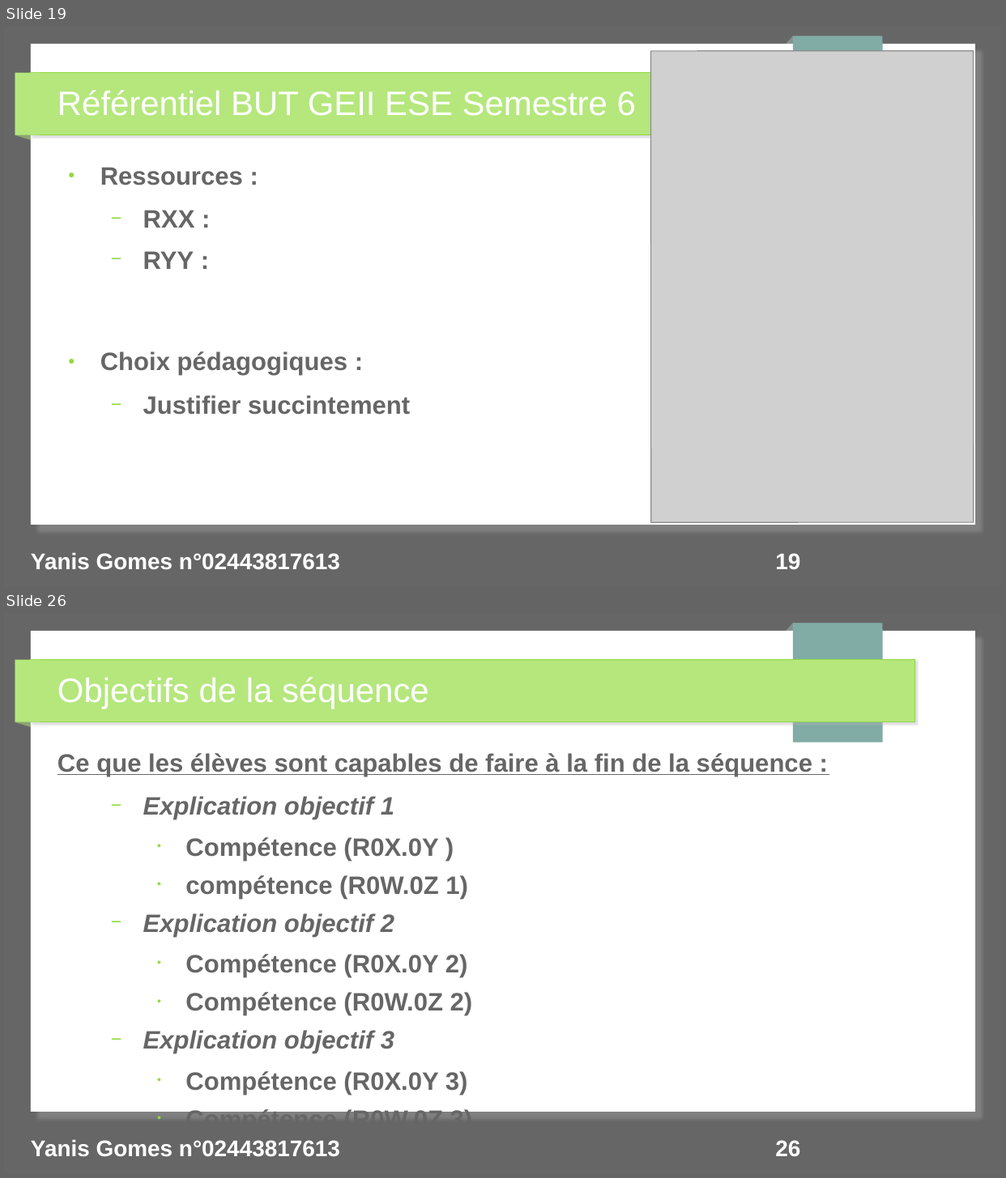
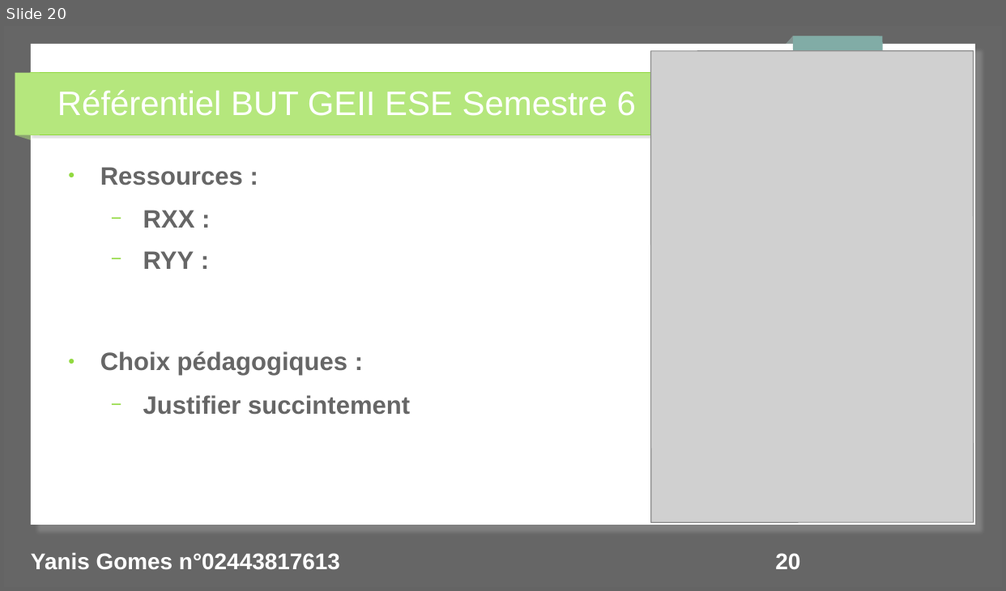
Before and after one commit to yanisgomes/agregation-sii-info, a slide deck: BUT/YANIS_GOMES_BUT_02443817613.odp. Shown one above the other, each under a label of ours: slides 19 and 26 before the commit, slide 20 after it; the slides between them are not shown. The pictures are 1006x1178 and 1006x591 pixels, drawn with LibreOffice and Linux fonts; fonts in the diff are those of the drawing; grey boxes stand for pictures. Boxes give left, top, right and bottom in pixels: in the first picture for what was removed or moved away, otherwise in the second. Text is boxed around its words. In the diff, an @@ line names an element or a change of style, - is before the commit and + after.

```diff
--- a/BUT/YANIS_GOMES_BUT_02443817613.odp
+++ b/BUT/YANIS_GOMES_BUT_02443817613.odp
@@ slide 26 removed at bbox=[4, 613, 1002, 1174], background #666666; not listed: 7 template elements that a slide beside it also shows @@
@@ title removed at bbox=[57, 677, 429, 709] @@
-Objectifs de la séquence
@@ text removed at bbox=[57, 753, 812, 1095] @@
-Ce que les élèves sont capables de faire à la fin de la séquence :
-  − Explication objectif 1
-    • Compétence (R0X.0Y )
-    • compétence (R0W.0Z 1)
-  − Explication objectif 2
-    • Compétence (R0X.0Y 2)
-    • Compétence (R0W.0Z 2)
-  − Explication objectif 3
-    • Compétence (R0X.0Y 3)
-    • Compétence (R0W.0Z 3)
@@ text removed at bbox=[31, 1140, 340, 1157] @@
-Yanis Gomes n°02443817613
@@ page number removed at bbox=[775, 1140, 800, 1157] @@
-26
@@ what was slide 19 is now slide 20 @@
@@ page number at bbox=[775, 553, 800, 570]: text changed @@
-19
+20
```
Also in this commit, not shown: 8 slides changed, 7 slides added, 3 other slides removed, 1 other file.
